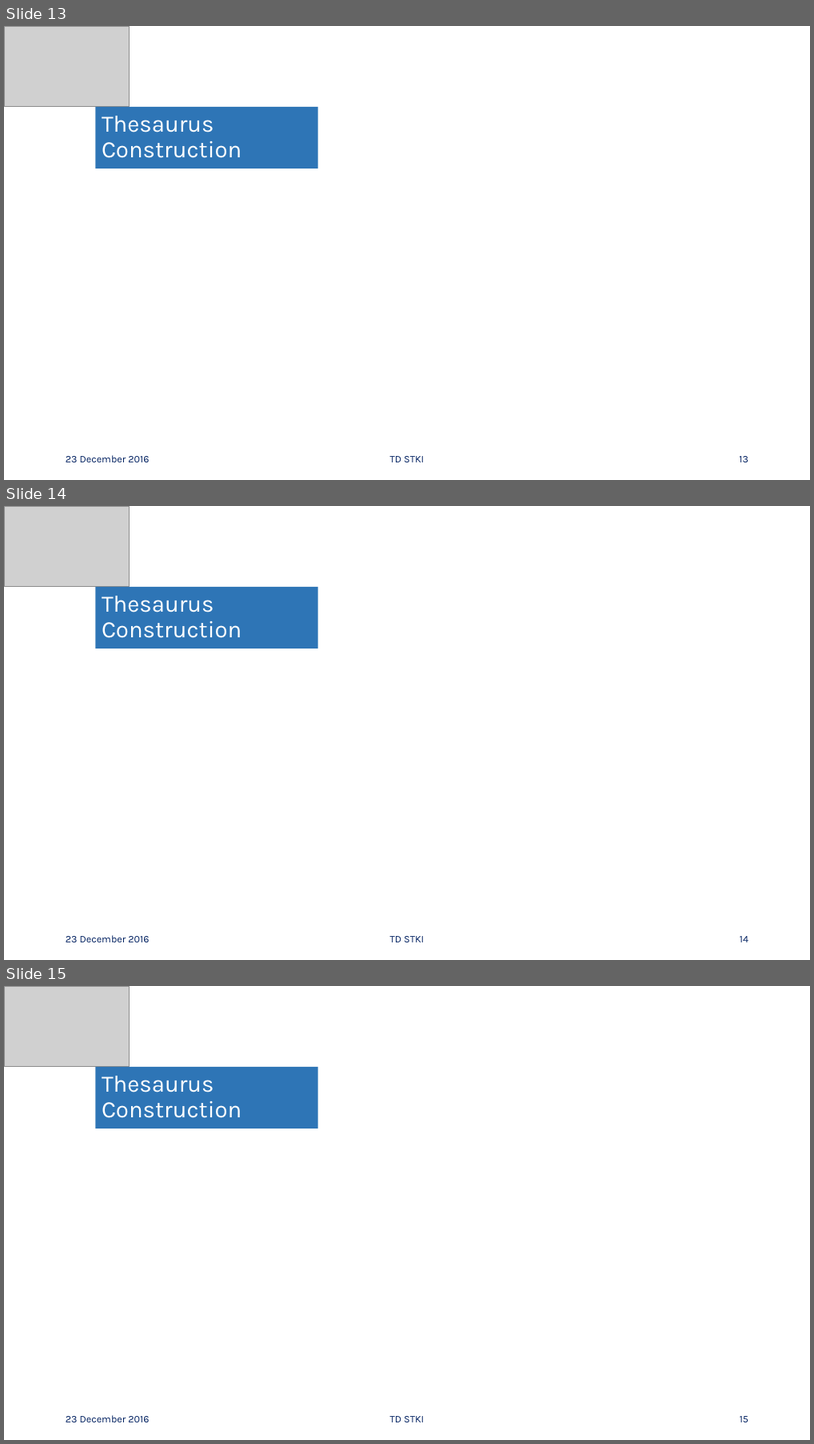
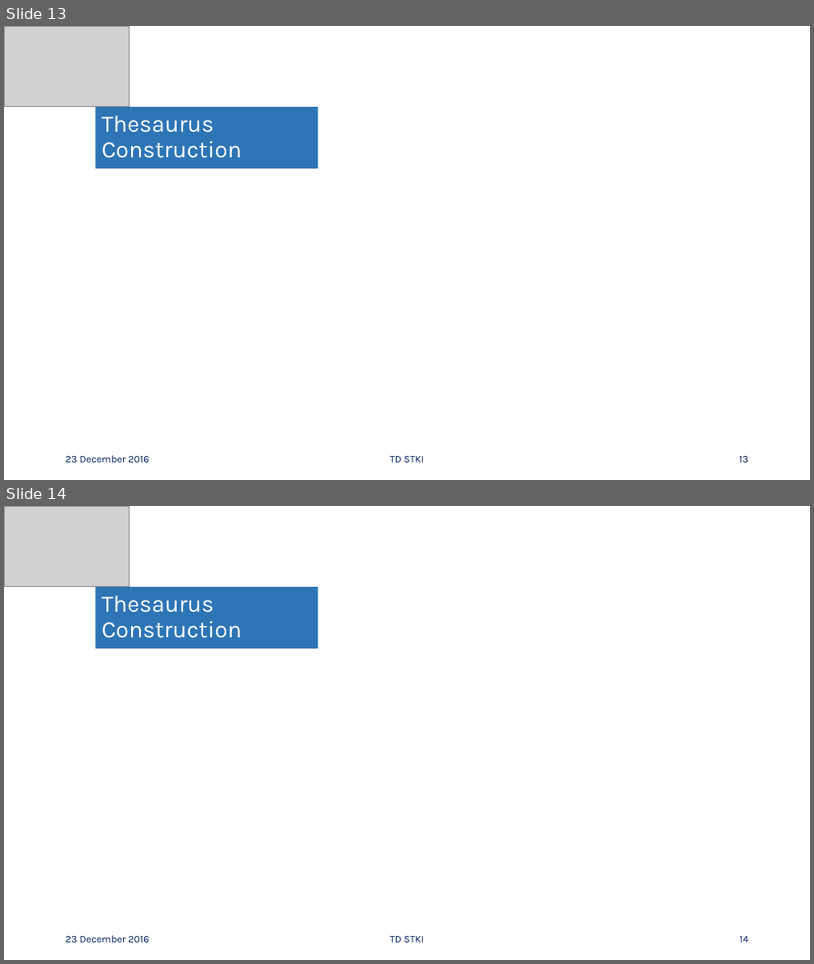
Before and after one commit to mustofa27/stki, a slide deck: Presentasi_Tugas_3 - final.pptx. Shown one above the other, each under a label of ours: slides 13, 14 and 15 before the commit, slides 13 and 14 after it. The pictures are 814x1444 and 814x964 pixels, drawn with LibreOffice and Linux fonts; fonts in the diff are those of the drawing; grey boxes stand for pictures. Boxes give left, top, right and bottom in pixels: in the first picture for what was removed or moved away, otherwise in the second. Text is boxed around its words. In the diff, an @@ line names an element or a change of style, - is before the commit and + after.

```diff
--- a/Presentasi_Tugas_3 - final.pptx
+++ b/Presentasi_Tugas_3 - final.pptx
@@ slide 14 removed at [4, 506, 810, 960], background #FFFFFF @@
@@ picture removed at [4, 506, 130, 587] @@
@@ title removed at [95, 587, 318, 648] @@
-Thesaurus Construction
@@ text removed at [66, 935, 149, 942] @@
-23 December 2016
@@ text removed at [390, 936, 424, 942] @@
-TD STKI
@@ page number removed at [740, 936, 749, 942] @@
-14
@@ what was slide 15 is now slide 14 @@
@@ page number at [740, 936, 749, 942]: text changed @@
-15
+14
```
Also in this commit, not shown: 1 slide changed.
